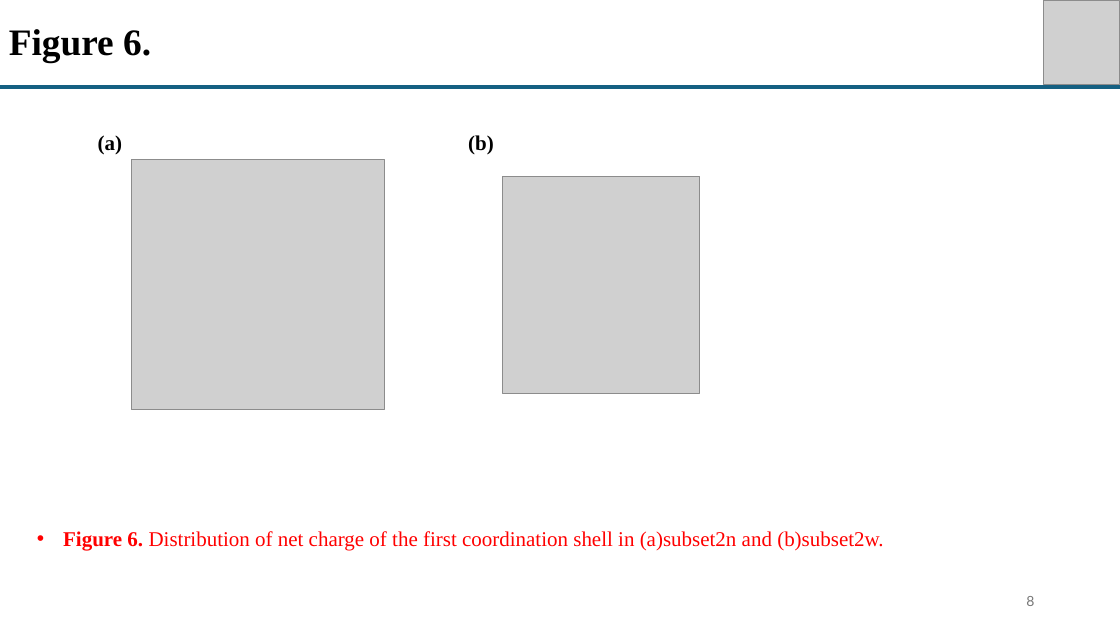
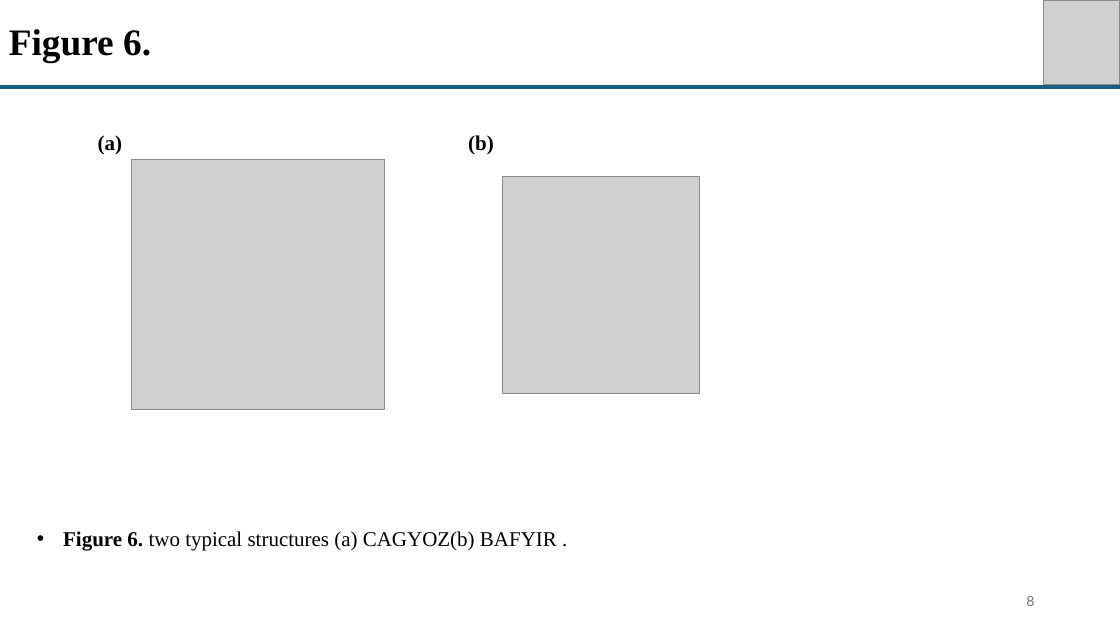
Before and after one commit to sheinlee/nitrate_and_water_in_csd, a slide deck: slide 8 of Figure in paper 2.pptx. Drawn at 1120x630 pixels with LibreOffice and Linux fonts; fonts in the diff are those of the drawing; grey boxes stand for pictures. Boxes give left, top, right and bottom in pixels: in the first picture for what was removed or moved away, otherwise in the second. Text is boxed around its words. In the diff, an @@ line names an element or a change of style, - is before the commit and + after.

```diff
--- a/Figure in paper 2.pptx
+++ b/Figure in paper 2.pptx
@@ text at (x1=63, y1=531, x2=557, y2=551): text changed; text colour #FF0000 to #000000 @@
-• Figure 6. Distribution of net charge of the first coordination shell in (a)subset2n and (b)subset2w.
+• Figure 6. two typical structures (a) CAGYOZ(b) BAFYIR .
```
Also in this commit, not shown: 2 other slides changed, 2 other files.
